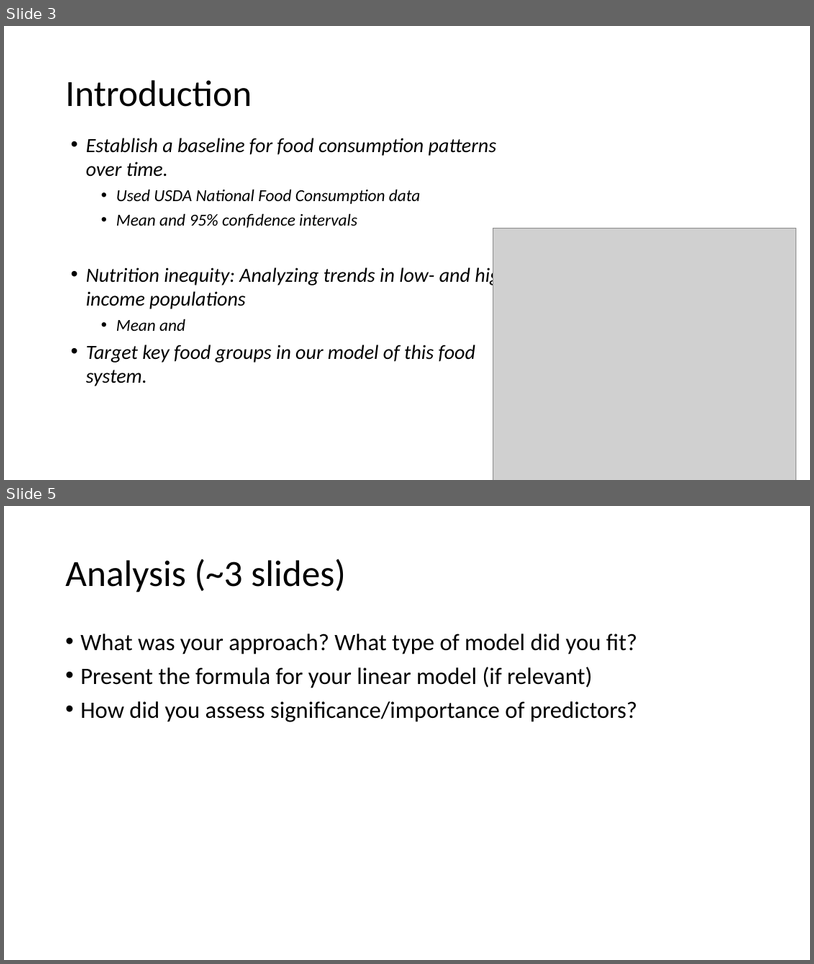
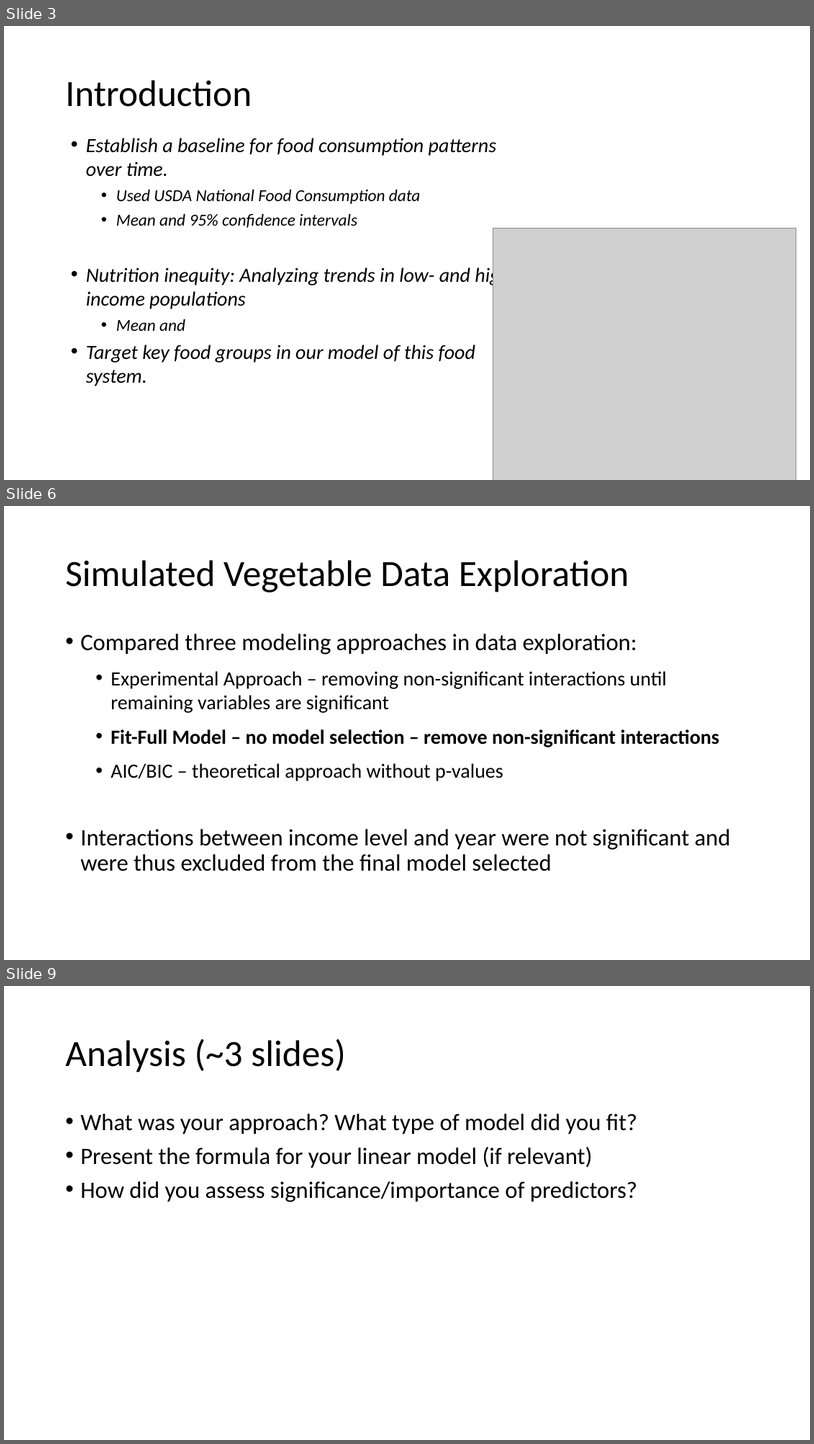
Before and after one commit to EEOB590A-Fall-2019/TiffanieRepository, a slide deck: docs/Stone_presentation_12-8-19.pptx. Shown one above the other, each under a label of ours: slides 3 and 5 before the commit, slides 3, 6 and 9 after it; the slides between them are not shown. The pictures are 814x964 and 814x1444 pixels, drawn with LibreOffice and Linux fonts; fonts in the diff are those of the drawing; grey boxes stand for pictures. Boxes give left, top, right and bottom in pixels: in the first picture for what was removed or moved away, otherwise in the second. Text is boxed around its words. In the diff, an @@ line names an element or a change of style, - is before the commit and + after.

Commit message:
Working on final project - analysis of simulation data and continuing to organize repository

```diff
--- a/docs/Stone_presentation_12-8-19.pptx
+++ b/docs/Stone_presentation_12-8-19.pptx
@@ slide 6 added at [4, 506, 810, 960], background #FFFFFF @@
@@ title added at [65, 560, 630, 592], 44 pt, text #000000 @@
+Simulated Vegetable Data Exploration
@@ text added at [80, 633, 731, 871], 24 pt, text #000000 @@
+• Compared three modeling approaches in data exploration:
+  • Experimental Approach – removing non-significant interactions until remaining variables are significant
+  • Fit-Full Model – no model selection – remove non-significant interactions
+  • AIC/BIC – theoretical approach without p-values
+• Interactions between income level and year were not significant and were thus excluded from the final model selected
@@ what was slide 5 is now slide 9 @@
```
Also in this commit, not shown: 1 slide changed, 4 other slides added, 9 other files.
